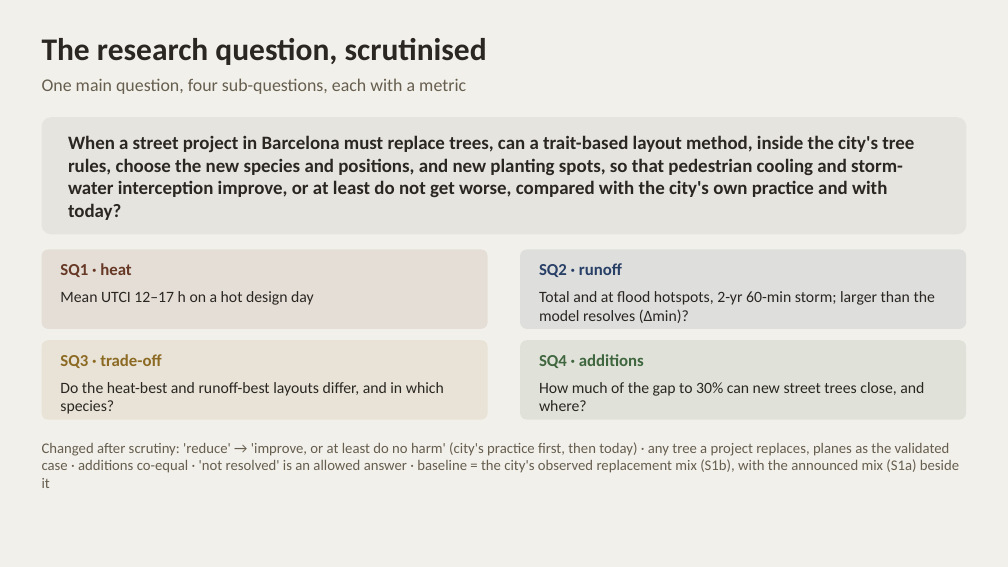
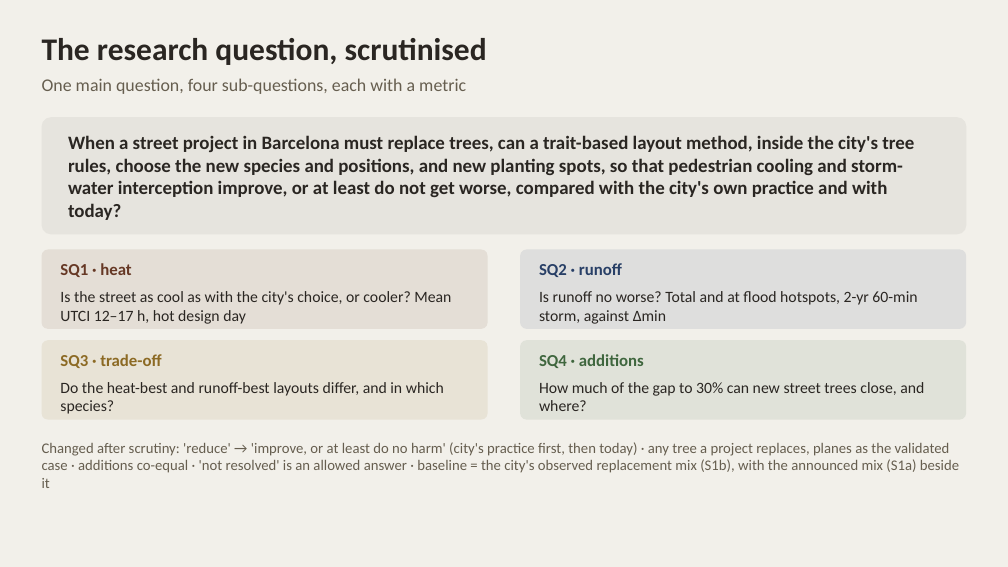
Before and after one commit to giofox96/shade-and-sponge, a slide deck: slide 8 of slides/shade_and_sponge_10nov_editable.pptx. Drawn at 1008x567 pixels with LibreOffice and Linux fonts; fonts in the diff are those of the drawing. Boxes give left, top, right and bottom in pixels: in the first picture for what was removed or moved away, otherwise in the second. Text is boxed around its words. In the diff, an @@ line names an element or a change of style, - is before the commit and + after.

```diff
--- a/slides/shade_and_sponge_10nov_editable.pptx
+++ b/slides/shade_and_sponge_10nov_editable.pptx
@@ text at [60,291,451,324]: text changed @@
-Mean UTCI 12–17 h on a hot design day
+Is the street as cool as with the city's choice, or cooler? Mean UTCI 12–17 h, hot design day
@@ text at [539,291,917,324]: text changed @@
-Total and at flood hotspots, 2-yr 60-min storm; larger than the model resolves (Δmin)?
+Is runoff no worse? Total and at flood hotspots, 2-yr 60-min storm, against Δmin
```
Also in this commit, not shown: 2 other files.
